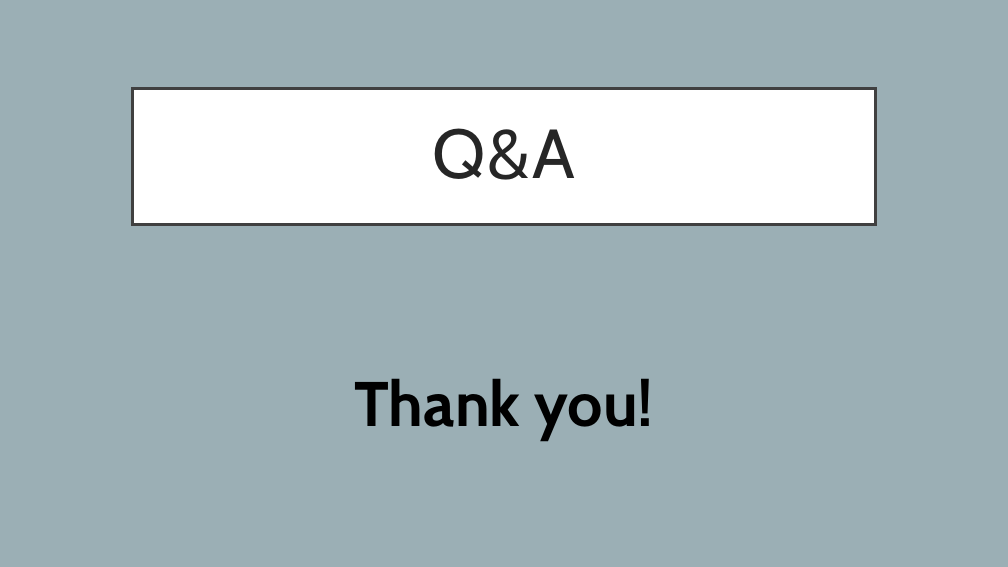
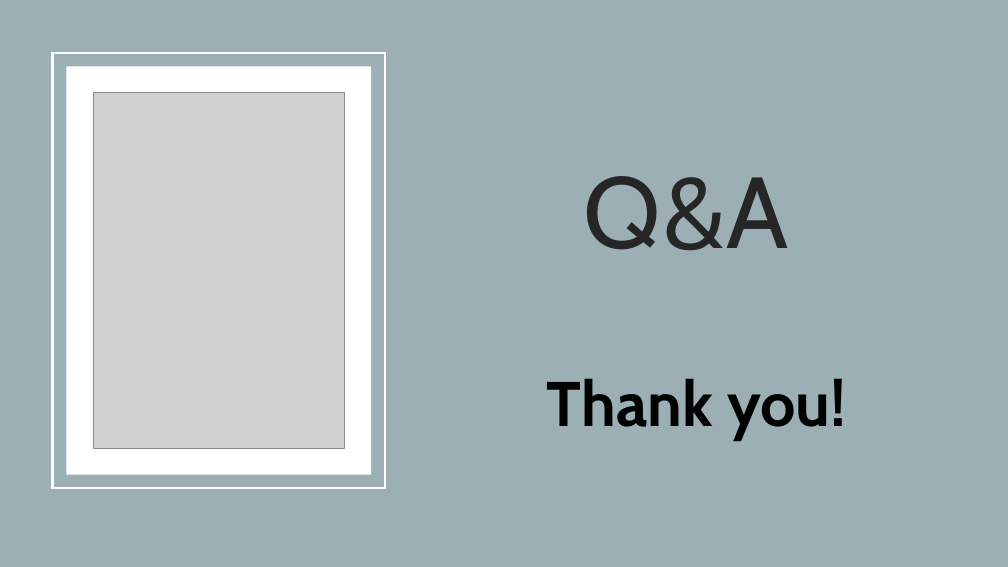
Before and after one commit to Yan1702/IOD17Feb, a slide deck: slide 13 of MiniProject1/MiniProject1_Presentation.pptx. Drawn at 1008x567 pixels with LibreOffice and Linux fonts; fonts in the diff are those of the drawing; grey boxes stand for pictures. Boxes give left, top, right and bottom in pixels: in the first picture for what was removed or moved away, otherwise in the second. Text is boxed around its words. In the diff, an @@ line names an element or a change of style, - is before the commit and + after.

```diff
--- a/MiniProject1/MiniProject1_Presentation.pptx
+++ b/MiniProject1/MiniProject1_Presentation.pptx
@@ rectangle added at (53,53,385,488), outline #FFFFFF 2.5 pt @@
@@ rectangle added at (67,67,371,475), fill #FFFFFF @@
@@ picture added at (93,93,345,448) @@
@@ title "Q&A": place and size @@
-title "Q&A" at (132,88,876,225)
+title "Q&A" at (584,176,789,251)
@@ title "Q&A" at (584,176,789,251): size 66 to 96 pt; fill #FFFFFF to none; outline #404040 3 pt to none @@
@@ subtitle "Thank you!": place and size @@
-subtitle "Thank you!" at (354,378,654,441)
+subtitle "Thank you!" at (547,378,846,441)
```
Also in this commit, not shown: 11 other slides changed.
